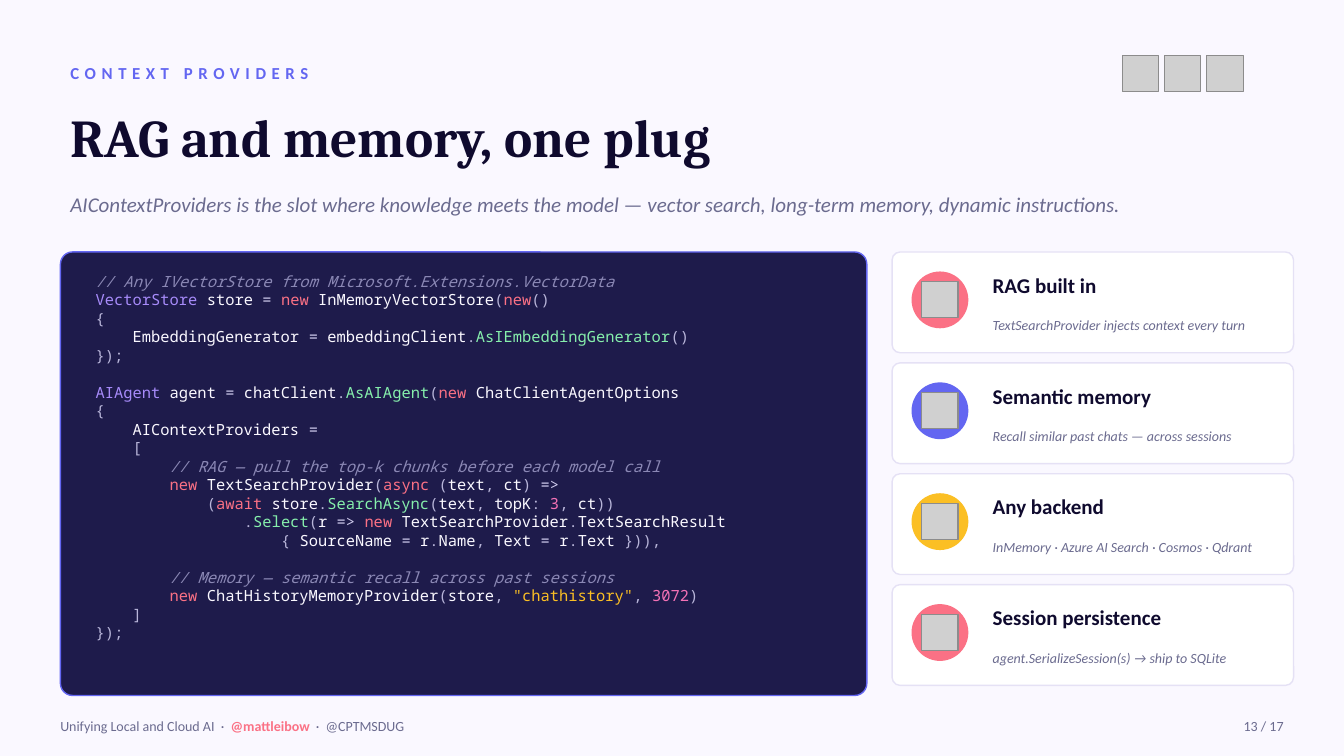
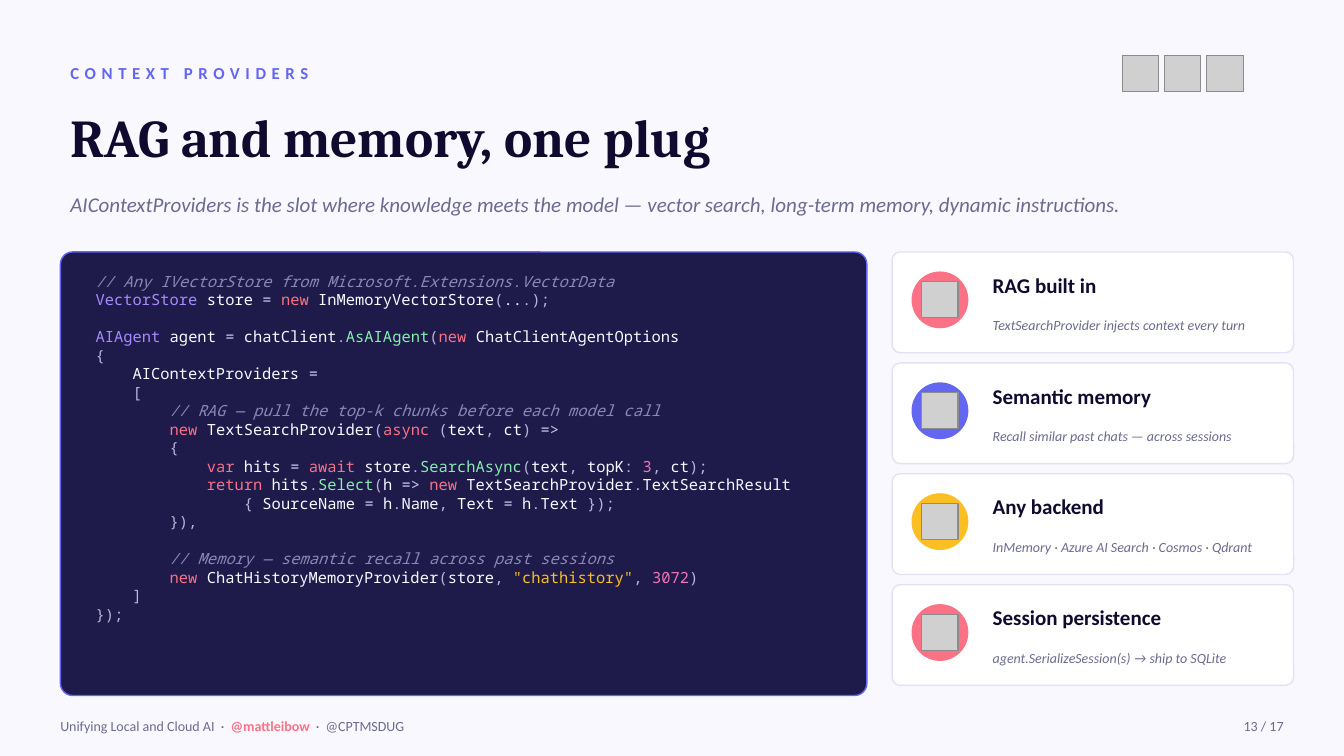
Before and after one commit to mattleibow/cptmsdug-local-cloud-agent-framework, a slide deck: slide 13 of slides/Unifying-Local-Cloud-AI.pptx. Drawn at 1344x756 pixels with LibreOffice and Linux fonts; fonts in the diff are those of the drawing; grey boxes stand for pictures. Boxes give left, top, right and bottom in pixels: in the first picture for what was removed or moved away, otherwise in the second. Text is boxed around its words. In the diff, an @@ line names an element or a change of style, - is before the commit and + after.

```diff
--- a/slides/Unifying-Local-Cloud-AI.pptx
+++ b/slides/Unifying-Local-Cloud-AI.pptx
@@ text at <box>96,294,550,309</box>: text changed @@
-VectorStore store = new InMemoryVectorStore(new()
-{
-EmbeddingGenerator = embeddingClient.AsIEmbeddingGenerator()
-});
+VectorStore store = new InMemoryVectorStore(...);
@@ text at <box>207,460,790,511</box>: text changed @@
-(await store.SearchAsync(text, topK: 3, ct))
-.Select(r => new TextSearchProvider.TextSearchResult
-{ SourceName = r.Name, Text = r.Text })),
+{
+var hits = await store.SearchAsync(text, topK: 3, ct);
+return hits.Select(h => new TextSearchProvider.TextSearchResult
+{ SourceName = h.Name, Text = h.Text });
+}),
```
Also in this commit, not shown: 3 other slides changed, 1 other file.
